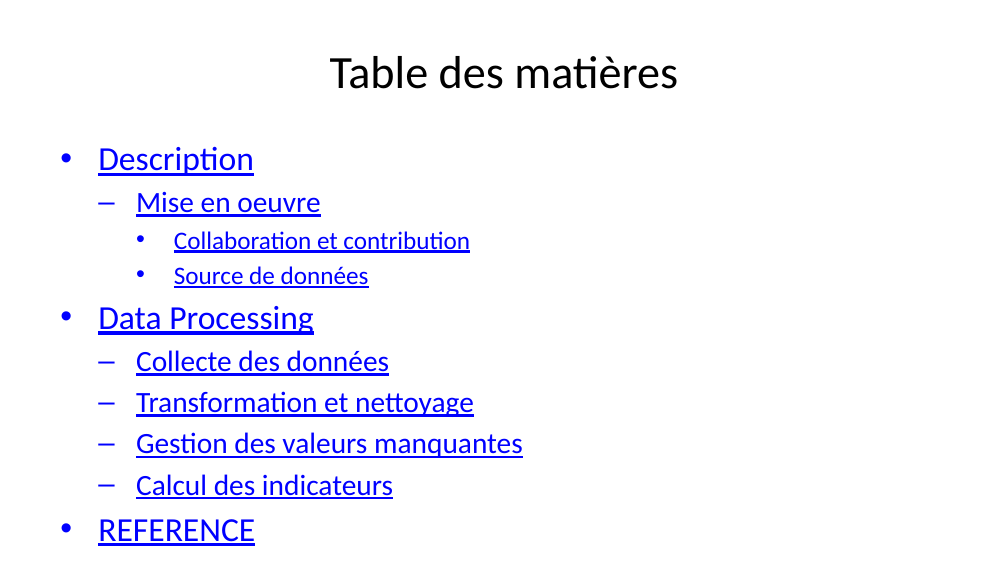
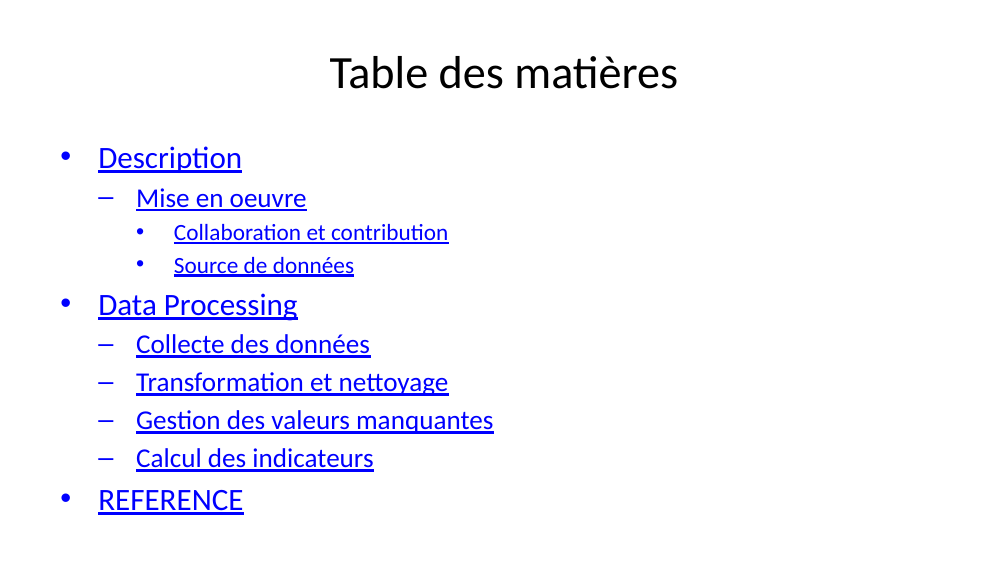
Before and after one commit to Welfare1/PricesStructuresProductsCI, a slide deck: slide 2 of rapport/Rapport.pptx. Drawn at 1008x567 pixels with LibreOffice and Linux fonts; fonts in the diff are those of the drawing. Boxes give left, top, right and bottom in pixels: in the first picture for what was removed or moved away, otherwise in the second. Text is boxed around its words. In the diff, an @@ line names an element or a change of style, - is before the commit and + after.

```diff
--- a/rapport/Rapport.pptx
+++ b/rapport/Rapport.pptx
@@ text "Description" at [98,146,493,515]: size 24 to 22.2 pt in "Description", "Data Processing", "REFERENCE"; size 21 to 19.4 pt in "Mise en oeuvre", "Collecte des données", "Transformation et nettoyage", "Gestion des valeurs manquantes" and 1 more places; size 18 to 16.6 pt in "Collaboration et contribution", "Source de données" @@
```
Also in this commit, not shown: 3 other slides changed, 2 other files.
